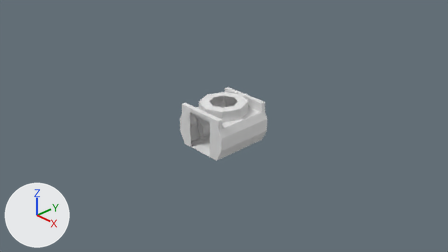
Two versions of the Blender file Models/Squad/Spaces/dockingPortInline.blend, one commit apart.
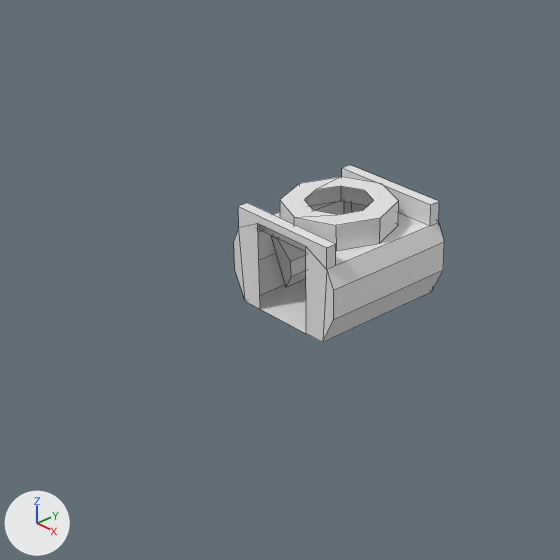
Old and new are each drawn from the file's camera 'Camera' and again close up on the part from 18% to 70% of the width and 7% to 100% of the height. Every picture has the same lights, and +X, +Y and +Z are marked at lower left. The close-ups show mesh edges as thin lines.

The first close-up shows 'shellCollider'.
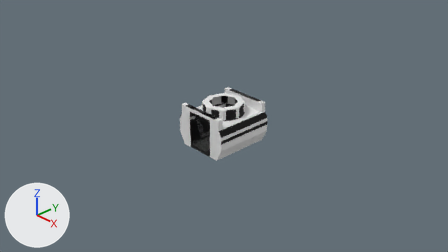
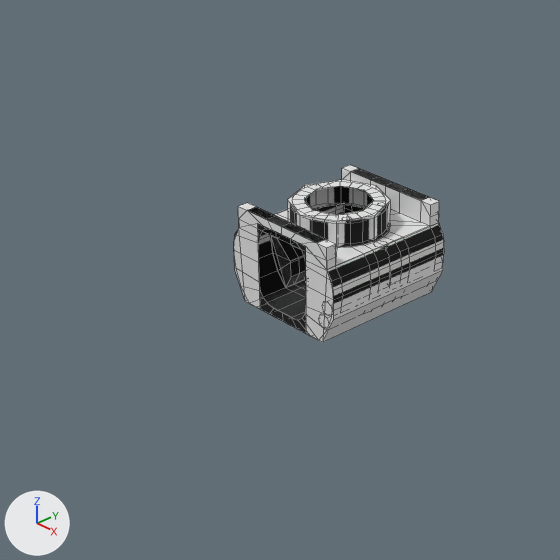
Where the change shows, as pixel boxes (x1, y1, x2, y2) in the close-ups (560 x 560 px; the box of a moved part takes in the faces that stretch with it):
'dockingPortInline_low', shown
    after: (235, 169, 444, 333)
part 1 of me_shellcollider_collider, moved or reshaped
    before: (273, 177, 429, 266)
    after: (273, 180, 429, 266)

Diff of the bpy script that builds the scene:
```diff
--- a/Models/Squad/Spaces/dockingPortInline.blend.py
+++ b/Models/Squad/Spaces/dockingPortInline.blend.py
@@ me_shellcollider_collider @@
 me_shellcollider_collider.from_pydata(...)  # 74 vertices, 44 faces; spans x -0.55..0.546, y -0.571..0.571, z -0.389..0.419
 # used by ob_shellcollider; parent = ob_freeiva; location = (0.0, 0.0, 0.0)
-me_shellcollider_collider.vertices[5].co = (-0.433, 0.0, 0.216)
-me_shellcollider_collider.vertices[6].co = (-0.433, 0.0, 0.419)  # pixel (299, 183)
-me_shellcollider_collider.vertices[7].co = (-0.307, -0.315, 0.419)  # pixel (279, 199)
-me_shellcollider_collider.vertices[8].co = (-0.307, -0.315, 0.216)
-me_shellcollider_collider.vertices[12].co = (-0.307, 0.315, 0.216)  # pixel (341, 200)
-me_shellcollider_collider.vertices[13].co = (0.307, 0.315, 0.216)  # pixel (398, 225)
-me_shellcollider_collider.vertices[14].co = (0.0, 0.443, 0.216)
-me_shellcollider_collider.vertices[15].co = (0.307, -0.315, 0.216)  # pixel (336, 250)
-me_shellcollider_collider.vertices[16].co = (0.433, 0.0, 0.216)  # pixel (379, 243)
-me_shellcollider_collider.vertices[17].co = (0.0, -0.443, 0.216)
-me_shellcollider_collider.vertices[18].co = (0.433, 0.0, 0.419)  # pixel (380, 218)
-me_shellcollider_collider.vertices[19].co = (0.307, 0.315, 0.419)  # pixel (398, 200)
-me_shellcollider_collider.vertices[20].co = (0.0, 0.443, 0.419)  # pixel (381, 183)
-me_shellcollider_collider.vertices[21].co = (0.0, -0.443, 0.419)  # pixel (294, 217)
-me_shellcollider_collider.vertices[22].co = (0.307, -0.315, 0.419)  # pixel (336, 225)
-me_shellcollider_collider.vertices[23].co = (-0.307, 0.315, 0.419)  # pixel (341, 176)
+# me_shellcollider_collider part 1
+me_shellcollider_collider.vertices[5].co = (-0.377, 0.0, 0.216)
+me_shellcollider_collider.vertices[6].co = (-0.377, 0.0, 0.419)  # pixel (304, 185)
+me_shellcollider_collider.vertices[7].co = (-0.268, -0.274, 0.419)  # pixel (287, 199)
+me_shellcollider_collider.vertices[8].co = (-0.268, -0.274, 0.216)
+me_shellcollider_collider.vertices[12].co = (-0.268, 0.274, 0.216)  # pixel (341, 203)
+me_shellcollider_collider.vertices[13].co = (0.268, 0.274, 0.216)  # pixel (390, 225)
+me_shellcollider_collider.vertices[14].co = (0.0, 0.386, 0.216)
+me_shellcollider_collider.vertices[15].co = (0.268, -0.274, 0.216)  # pixel (336, 247)
+me_shellcollider_collider.vertices[16].co = (0.377, 0.0, 0.216)  # pixel (374, 240)
+me_shellcollider_collider.vertices[17].co = (0.0, -0.386, 0.216)
+me_shellcollider_collider.vertices[18].co = (0.377, 0.0, 0.419)  # pixel (374, 215)
+me_shellcollider_collider.vertices[19].co = (0.268, 0.274, 0.419)  # pixel (390, 200)
+me_shellcollider_collider.vertices[20].co = (0.0, 0.386, 0.419)  # pixel (376, 185)
+me_shellcollider_collider.vertices[21].co = (0.0, -0.386, 0.419)  # pixel (300, 215)
+me_shellcollider_collider.vertices[22].co = (0.268, -0.274, 0.419)  # pixel (336, 221)
+me_shellcollider_collider.vertices[23].co = (-0.268, 0.274, 0.419)  # pixel (341, 179)
@@ ob_dockingportinline_low @@
 ob_dockingportinline_low.scale = (0.01, 0.01, 0.01)
-ob_dockingportinline_low.hide_set(True)
```
